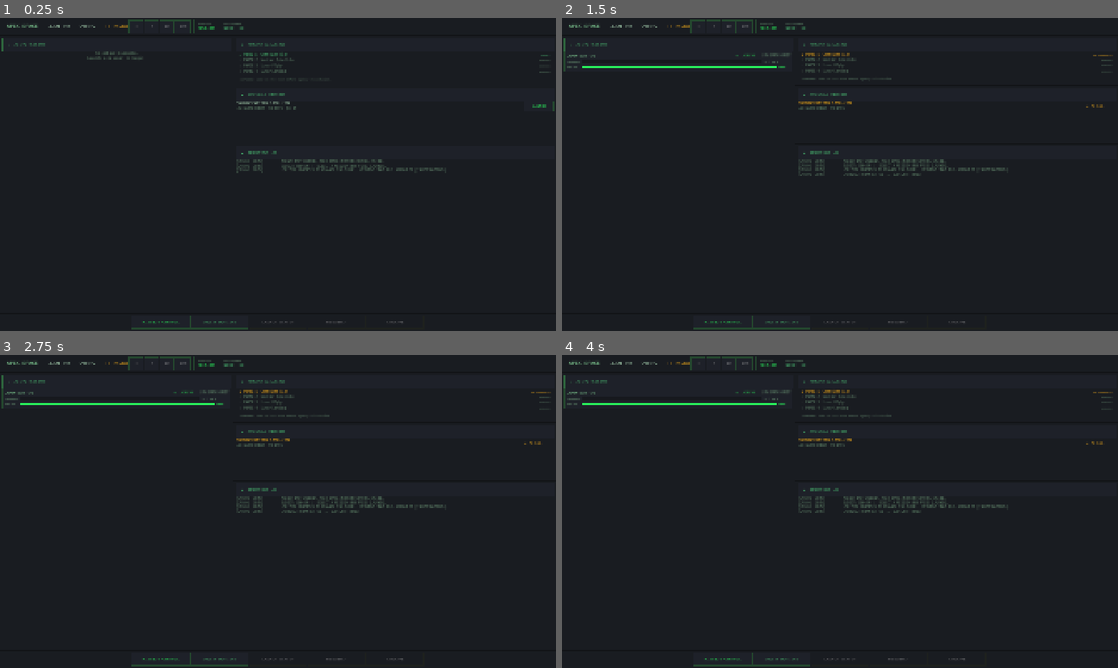
Above: before the commit, frames 1-4 (two rows, left to right).
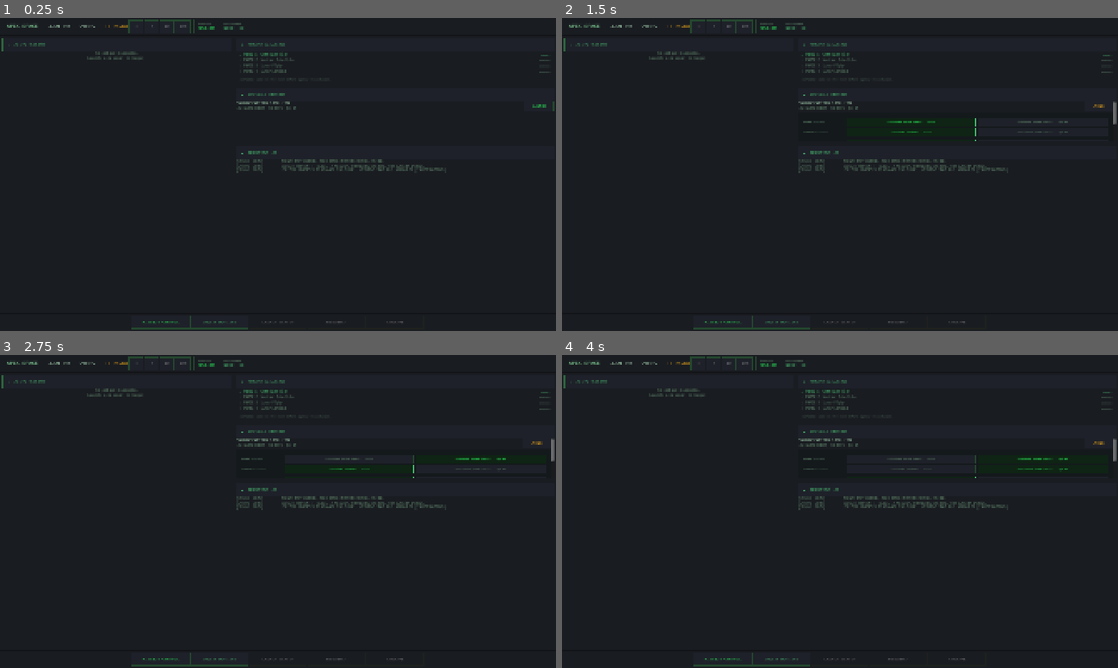
Above: after the commit, the same moments.

Repository: vihaan-k-mehta/NASA-Black-Box
Game: Godot game, scene res://scenes/main/mission_control.tscn
The game is run twice, just before and just after one commit, with the same random seed, the same clock (stepped at 60 frames per second) and the same inputs.
Inputs (mouse positions are in pixels of both pictures, inside the frame that each line leads up to):
- Up to frame 1 (0.25 s): no input
- Up to frame 2 (1.5 s): click "LAUNCH" at 0.5 s; click (912, 121) at 1.25 s, where only the run after the commit has a clickable "STANDARD SOLAR ARRAY BASE"
- Up to frame 3 (2.75 s): click (478, 458) at 2 s, where only the run after the commit has a clickable "HARDENED POWER ARRAY +$2.0M"
- Up to frame 4 (4 s): click (912, 470) at 2.75 s, where only the run after the commit has a clickable "STANDARD ANTENNA BASE"; click (1040, 470) at 3.5 s, where only the run after the commit has a clickable "REDUNDANT COMM ARRAY +$3.0M"

The runs differ from the first frame. In frame 1, less than 0.1% of the frame differs, in the area x 62-76%, y 46-48%; in frame 2, 1.0%; in frame 3, 1.0%; in frame 4, 1.0%, in the area x 0-100%, y 2-51%.

Commit message:
Add pre-launch mission configuration and crew voice logs
- LAUNCH button now opens a config panel with 4 system choices
- Power: Standard or Hardened (reduces solar storm risk -45%)
- Comms: Standard or Redundant Array (reduces comms/software risk)
- Nav: Standard or Redundant Computer (reduces software/thruster risk)
- Testing: Basic or Extended Protocol (reduces all incidents ~12-15%)
- Each upgrade costs extra funding; total shown before confirming
- Config modifiers stored on mission, applied to incident probability rolls
- Added per-incident crew voice logs to COMMS.LOG (CDR/PLT/MS1/CAPCOM)

Diff:
--- a/blackbox/scripts/systems/incident_system.gd
+++ b/blackbox/scripts/systems/incident_system.gd
@@ -78,6 +78,7 @@
 
 		# Tech tree can reduce probabilities
 		prob *= TechTree.get_incident_modifier(inc_id)
+		prob *= mission.get("config_modifiers", {}).get(inc_id, 1.0)
 
 		if _rng.randf() > prob:
 			continue
--- a/blackbox/scripts/systems/investigation_system.gd
+++ b/blackbox/scripts/systems/investigation_system.gd
@@ -26,6 +26,52 @@
 	"SOFTWARE_ANOMALY":       ["fault_tolerant_software"],
 	"COMMUNICATION_FAILURE":  ["redundant_comms"],
 	"ENGINEERING_DEFICIENCY": [],
+}
+
+# Crew voice log dialogue per incident — hints at what's happening, never names it
+const CREW_DIALOGUE: Dictionary = {
+	"solar_storm": [
+		{"from": "CDR",    "text": "Houston, panel readings are off. Nothing alarming yet but something's different out here."},
+		{"from": "CAPCOM", "text": "Copy CDR. We're tracking elevated solar activity in your region. Keep monitoring."},
+		{"from": "MS1",    "text": "Commander, secondary array just dropped. Battery's compensating but it's working overtime."},
+		{"from": "CDR",    "text": "Power bus is fluctuating. Not losing it but the variance is outside anything I've seen."},
+		{"from": "CAPCOM", "text": "We see it. Running numbers now. Do not execute any burns until we clear this."},
+	],
+	"micrometeorite": [
+		{"from": "CDR",    "text": "Houston we heard something. A sharp sound, like someone knocked on the hull."},
+		{"from": "CAPCOM", "text": "Say again? Are you declaring an emergency?"},
+		{"from": "CDR",    "text": "Negative. No alarms. But nav is showing a slight drift. Correcting now."},
+		{"from": "PLT",    "text": "Thermal sensors on sector four are reading high. Wasn't there a minute ago."},
+		{"from": "CDR",    "text": "Yeah I see it. Trying to isolate the source. Pressure's holding for now."},
+	],
+	"software_glitch": [
+		{"from": "MS1",    "text": "Flight computer just rebooted itself. Wasn't scheduled."},
+		{"from": "CAPCOM", "text": "Copy that. Did it come back clean?"},
+		{"from": "MS1",    "text": "Looks like it but attitude control isn't responding normally. Not taking commands."},
+		{"from": "CDR",    "text": "Third time this hour. Running through the reset procedure again."},
+		{"from": "CAPCOM", "text": "Stand by. We're pushing a patch from down here."},
+	],
+	"comms_noise": [
+		{"from": "CDR",    "text": "Houston, are you receiving? Signal seems degraded on our end."},
+		{"from": "CAPCOM", "text": "You're breaking up. Say again?"},
+		{"from": "CDR",    "text": "Switching to backup frequency. Something's wrong with the link."},
+		{"from": "CAPCOM", "text": "Backup showing the same. We're losing you. Stand by."},
+		{"from": "CDR",    "text": "Copy. We're still here. Just... can't reach you clearly."},
+	],
+	"thruster_anomaly": [
+		{"from": "CDR",    "text": "Houston, we've had an unexpected burn. About 1.4 meters per second. Unplanned."},
+		{"from": "CAPCOM", "text": "Copy, we're seeing the trajectory deviation on our end."},
+		{"from": "PLT",    "text": "Thrusters are cycling on their own. I haven't touched the controls."},
+		{"from": "CDR",    "text": "Fuel consumption is up. If this keeps going we're going to have a real problem."},
+		{"from": "CAPCOM", "text": "Understood. Running failure scenarios now. Do not attempt manual override yet."},
+	],
+	"component_wear": [
+		{"from": "CDR",    "text": "Houston, systems are nominal but something feels off. Hard to put my finger on it."},
+		{"from": "CAPCOM", "text": "Nothing alarming from down here. Can you be more specific?"},
+		{"from": "PLT",    "text": "Performance is just... slightly below where it should be. Across the board."},
+		{"from": "CDR",    "text": "It's like the vehicle is tired. Nothing critical. Just worn."},
+		{"from": "CAPCOM", "text": "Copy. Flag it for post-mission review. Continue nominal ops."},
+	],
 }
 
 # Symptom strings per incident — describe EFFECTS, not causes
@@ -189,29 +235,26 @@
 func _generate_comms(mission: Dictionary, incidents: Array) -> Array:
 	var comms: Array = []
 	comms.append({
-		"from": "FLIGHT",
-		"text": mission["name"] + " — separation confirmed. Trajectory nominal.",
-	})
-	comms.append({
 		"from": "CAPCOM",
-		"text": "Roger. All channels clean. Power nominal. Proceeding on nominal timeline.",
-	})
-	for inc: Dictionary in incidents:
-		comms.append({
-			"from": "TELEMETRY",
-			"text": "[AUTO] Anomalous reading on " + mission["name"] + ". Diagnostic mode activated.",
-		})
-		comms.append({
-			"from": "FLIGHT",
-			"text": "Copy anomaly. Team evaluating. Standing by for recovery.",
-		})
-	comms.append({
-		"from": "TELEMETRY",
-		"text": "[AUTO] Signal lost. No carrier detected on primary or backup. Contact lost.",
+		"text": "Separation confirmed. Trajectory nominal. Good luck out there.",
+	})
+	comms.append({
+		"from": "CDR",
+		"text": "Copy Houston. All systems nominal. " + mission["name"] + " is go.",
+	})
+
+	var root: String = _determine_likely_cause(incidents)
+	var dialogue: Array = CREW_DIALOGUE.get(root, CREW_DIALOGUE["component_wear"])
+	for line: Dictionary in dialogue:
+		comms.append(line)
+
+	comms.append({
+		"from": "CAPCOM",
+		"text": "[AUTO] Signal lost. No carrier on primary or backup.",
 	})
 	comms.append({
 		"from": "FLIGHT DIRECTOR",
-		"text": "We have lost the vehicle. " + mission["name"] + " is declared lost. Begin contingency.",
+		"text": mission["name"] + " is declared lost. Begin contingency procedures.",
 	})
 	return comms
 
--- a/blackbox/scripts/systems/mission_system.gd
+++ b/blackbox/scripts/systems/mission_system.gd
@@ -65,6 +65,27 @@
 	},
 }
 
+# ── Mission configuration options ────────────────────────────────────────────
+
+const CONFIG_OPTIONS: Dictionary = {
+	"power": {
+		"standard": {"label": "Standard Solar Array", "extra_cost": 0.0,         "mods": {}},
+		"hardened": {"label": "Hardened Power Array",  "extra_cost": 2_000_000.0, "mods": {"solar_storm": 0.55}},
+	},
+	"comms": {
+		"standard":  {"label": "Standard Antenna",    "extra_cost": 0.0,         "mods": {}},
+		"redundant": {"label": "Redundant Comm Array", "extra_cost": 3_000_000.0, "mods": {"comms_noise": 0.4, "software_glitch": 0.85}},
+	},
+	"nav": {
+		"standard":  {"label": "Standard Computer",  "extra_cost": 0.0,         "mods": {}},
+		"redundant": {"label": "Redundant Computer", "extra_cost": 2_000_000.0, "mods": {"software_glitch": 0.5, "thruster_anomaly": 0.7}},
+	},
+	"testing": {
+		"basic":    {"label": "Basic Checkout",    "extra_cost": 0.0,         "mods": {}},
+		"extended": {"label": "Extended Protocol", "extra_cost": 1_500_000.0, "mods": {"solar_storm": 0.88, "software_glitch": 0.85, "comms_noise": 0.85, "micrometeorite": 0.88, "thruster_anomaly": 0.85}},
+	},
+}
+
 # ── State ─────────────────────────────────────────────────────────────────────
 
 var missions: Array = []
@@ -84,13 +105,29 @@
 			return true
 	return false
 
-func launch(def_id: String) -> Dictionary:
+func config_extra_cost(config: Dictionary) -> float:
+	var total: float = 0.0
+	for cat: String in config:
+		var opt: Dictionary = CONFIG_OPTIONS.get(cat, {}).get(config[cat], {})
+		total += opt.get("extra_cost", 0.0)
+	return total
+
+func _build_config_modifiers(config: Dictionary) -> Dictionary:
+	var mods: Dictionary = {}
+	for cat: String in config:
+		var opt: Dictionary = CONFIG_OPTIONS.get(cat, {}).get(config[cat], {})
+		for inc_id: String in opt.get("mods", {}):
+			mods[inc_id] = mods.get(inc_id, 1.0) * opt["mods"][inc_id]
+	return mods
+
+func launch(def_id: String, config: Dictionary = {}) -> Dictionary:
 	if not DEFS.has(def_id):
 		return {}
 	if has_active_of_type(def_id):
 		return {}
-	var def: Dictionary = DEFS[def_id]
-	if not GameState.spend_funding(def["cost"]):
+	var def: Dictionary   = DEFS[def_id]
+	var total_cost: float = def["cost"] + config_extra_cost(config)
+	if not GameState.spend_funding(total_cost):
 		return {}
 
 	if not _name_counters.has(def_id):
@@ -99,15 +136,17 @@
 	var mission_name: String = "%s-%02d" % [def["name_prefix"], _name_counters[def_id]]
 
 	var m: Dictionary = {
-		"id":           str(_next_id),
-		"def_id":       def_id,
-		"name":         mission_name,
-		"status":       "active",
-		"launch_date":  TimeManager.get_date(),
-		"elapsed_days": 0,
-		"total_days":   def["duration_days"],
-		"health":       100.0,
-		"incidents":    [],
+		"id":               str(_next_id),
+		"def_id":           def_id,
+		"name":             mission_name,
+		"status":           "active",
+		"launch_date":      TimeManager.get_date(),
+		"elapsed_days":     0,
+		"total_days":       def["duration_days"],
+		"health":           100.0,
+		"incidents":        [],
+		"config":           config.duplicate(),
+		"config_modifiers": _build_config_modifiers(config),
 		"systems": {
 			"power":          100.0,
 			"communications": 100.0,
--- a/blackbox/scripts/ui/mission_control_ui.gd
+++ b/blackbox/scripts/ui/mission_control_ui.gd
@@ -52,6 +52,10 @@
 
 # Objectives panel
 var _objectives_vbox: VBoxContainer
+
+# Launch configuration state
+var _launch_config_open: Dictionary = {}   # def_id -> bool
+var _launch_selections:  Dictionary = {}   # def_id -> {power, comms, nav, testing}
 
 # Incident popup
 var _popup:          Control
@@ -582,13 +586,18 @@
 	for def_id in GameState.unlocked_missions:
 		if not MissionSystem.DEFS.has(def_id):
 			continue
-		var def: Dictionary  = MissionSystem.DEFS[def_id]
-		var affordable: bool = GameState.funding >= def["cost"]
-		var is_active: bool  = MissionSystem.has_active_of_type(def_id)
+		var def: Dictionary      = MissionSystem.DEFS[def_id]
+		var affordable: bool     = GameState.funding >= def["cost"]
+		var is_active: bool      = MissionSystem.has_active_of_type(def_id)
+		var is_config_open: bool = _launch_config_open.get(def_id, false)
+
+		var wrapper := VBoxContainer.new()
+		wrapper.add_theme_constant_override("separation", 0)
+		_available_vbox.add_child(wrapper)
 
 		var row := HBoxContainer.new()
 		row.add_theme_constant_override("separation", 10)
-		_available_vbox.add_child(row)
+		wrapper.add_child(row)
 
 		var info := VBoxContainer.new()
 		info.size_flags_horizontal = Control.SIZE_EXPAND_FILL
@@ -612,14 +621,98 @@
 			var lb := _btn("LAUNCH", 12)
 			lb.custom_minimum_size = Vector2(100, 34)
 			lb.disabled             = not affordable
-			if affordable:
+			if is_config_open:
+				lb.add_theme_color_override("font_color", C_AMBER)
+				lb.add_theme_stylebox_override("normal", _pstyle(C_PANEL2, C_ACCENT))
+			elif affordable:
 				lb.add_theme_color_override("font_color", C_GREEN)
-			lb.pressed.connect(_on_launch.bind(def_id))
+			lb.pressed.connect(_on_launch_configure.bind(def_id))
 			row.add_child(lb)
+
+		if is_config_open and not is_active:
+			wrapper.add_child(_pad(0, 4, 0, 0, _build_launch_config(def_id, def)))
+
 		shown += 1
 
 	if shown == 0:
 		_available_vbox.add_child(_lbl("No missions available.", 12, C_DIM))
+
+func _build_launch_config(def_id: String, def: Dictionary) -> Control:
+	var config := _get_launch_config(def_id)
+	var extra_cost: float = MissionSystem.config_extra_cost(config)
+	var total_cost: float = def["cost"] + extra_cost
+	var affordable: bool  = GameState.funding >= total_cost
+
+	var outer := PanelContainer.new()
+	outer.add_theme_stylebox_override("panel", _pstyle(Color(0.08, 0.10, 0.11), C_BORDER2, 0, 1, 1, 1))
+
+	var vbox := VBoxContainer.new()
+	vbox.add_theme_constant_override("separation", 8)
+	outer.add_child(_pad(12, 10, 12, 10, vbox))
+
+	var cats: Array = [
+		["power",   "POWER SYSTEM"],
+		["comms",   "COMMUNICATIONS"],
+		["nav",     "NAVIGATION"],
+		["testing", "TESTING PROTOCOL"],
+	]
+
+	for cat_pair: Array in cats:
+		var cat_id: String      = cat_pair[0]
+		var cat_label: String   = cat_pair[1]
+		var options: Dictionary = MissionSystem.CONFIG_OPTIONS.get(cat_id, {})
+		var selected: String    = config.get(cat_id, "standard")
+
+		var cat_row := HBoxContainer.new()
+		cat_row.add_theme_constant_override("separation", 8)
+		vbox.add_child(cat_row)
+
+		var cat_lbl := _lbl(cat_label, 10, C_DIM)
+		cat_lbl.custom_minimum_size = Vector2(140, 0)
+		cat_row.add_child(cat_lbl)
+
+		for opt_id: String in options:
+			var opt: Dictionary   = options[opt_id]
+			var is_sel: bool      = (selected == opt_id)
+			var extra: float      = opt.get("extra_cost", 0.0)
+			var cost_str: String  = "BASE" if extra == 0.0 else "+%s" % _fmt_funds(extra)
+			var btn := _btn("%s   %s" % [opt["label"].to_upper(), cost_str], 10)
+			btn.size_flags_horizontal = Control.SIZE_EXPAND_FILL
+			if is_sel:
+				btn.add_theme_color_override("font_color", C_GREEN)
+				btn.add_theme_stylebox_override("normal", _pstyle(Color(0.06, 0.14, 0.08), C_ACCENT))
+			else:
+				btn.add_theme_color_override("font_color", C_DIM)
+			btn.pressed.connect(_on_config_select.bind(def_id, cat_id, opt_id))
+			cat_row.add_child(btn)
+
+	vbox.add_child(_divider_h())
+
+	var footer := HBoxContainer.new()
+	footer.add_theme_constant_override("separation", 8)
+	vbox.add_child(footer)
+
+	var total_lbl := _lbl("TOTAL  " + _fmt_funds(total_cost), 11, C_GREEN if affordable else C_RED)
+	total_lbl.size_flags_horizontal = Control.SIZE_EXPAND_FILL
+	footer.add_child(total_lbl)
+
+	var cancel_btn := _btn("CANCEL", 11)
+	cancel_btn.pressed.connect(_on_launch_configure.bind(def_id))
+	footer.add_child(cancel_btn)
+
+	var confirm_btn := _btn("CONFIRM LAUNCH", 11)
+	confirm_btn.disabled = not affordable
+	if affordable:
+		confirm_btn.add_theme_color_override("font_color", C_GREEN)
+	confirm_btn.pressed.connect(_on_confirm_launch.bind(def_id))
+	footer.add_child(confirm_btn)
+
+	return outer
+
+func _get_launch_config(def_id: String) -> Dictionary:
+	if not _launch_selections.has(def_id):
+		_launch_selections[def_id] = {"power": "standard", "comms": "standard", "nav": "standard", "testing": "basic"}
+	return _launch_selections[def_id]
 
 # ── Operations log ────────────────────────────────────────────────────────────
 
@@ -695,8 +788,19 @@
 		_time_label.text     = {1.0: ">  1×", 5.0: ">>  5×", 30.0: ">>>  30×"}.get(scale, ">  LIVE")
 		_time_label.modulate = C_GREEN
 
-func _on_launch(def_id: String) -> void:
-	MissionSystem.launch(def_id)
+func _on_launch_configure(def_id: String) -> void:
+	_launch_config_open[def_id] = not _launch_config_open.get(def_id, false)
+	_rebuild_available()
+
+func _on_config_select(def_id: String, cat: String, opt_id: String) -> void:
+	_get_launch_config(def_id)[cat] = opt_id
+	_rebuild_available()
+
+func _on_confirm_launch(def_id: String) -> void:
+	var config := _get_launch_config(def_id)
+	MissionSystem.launch(def_id, config)
+	_launch_config_open.erase(def_id)
+	_launch_selections.erase(def_id)
 	_rebuild_available()
 
 func _on_nav(tab_id: String) -> void:
@@ -1025,7 +1129,7 @@
 	_add_log_entry({"date": TimeManager.get_date_string(), "level": "info",
 		"text": "AGENCY INITIALIZED. " + GameState.agency_name.to_upper() + " MISSION CONTROL ONLINE."})
 	_add_log_entry({"date": TimeManager.get_date_string(), "level": "info",
-		"text": "BUDGET: " + _fmt_funds(GameState.funding) + "  |  SELECT A MISSION AND PRESS [LAUNCH]."})
+		"text": "BUDGET: " + _fmt_funds(GameState.funding) + "  |  SELECT A MISSION, CONFIGURE SYSTEMS, AND CONFIRM LAUNCH."})
 	_add_log_entry({"date": TimeManager.get_date_string(), "level": "info",
 		"text": "USE TIME CONTROLS TO ADVANCE THE CLOCK.  MISSIONS THAT FAIL APPEAR IN [INVESTIGATIONS]."})
 
